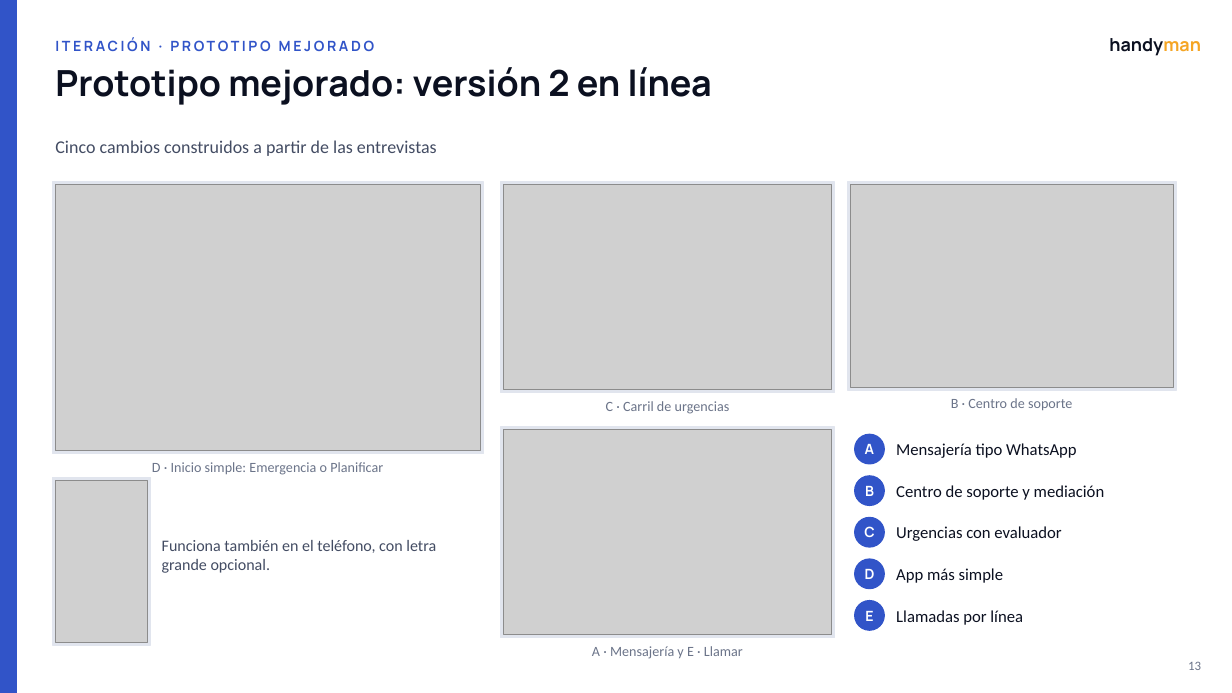
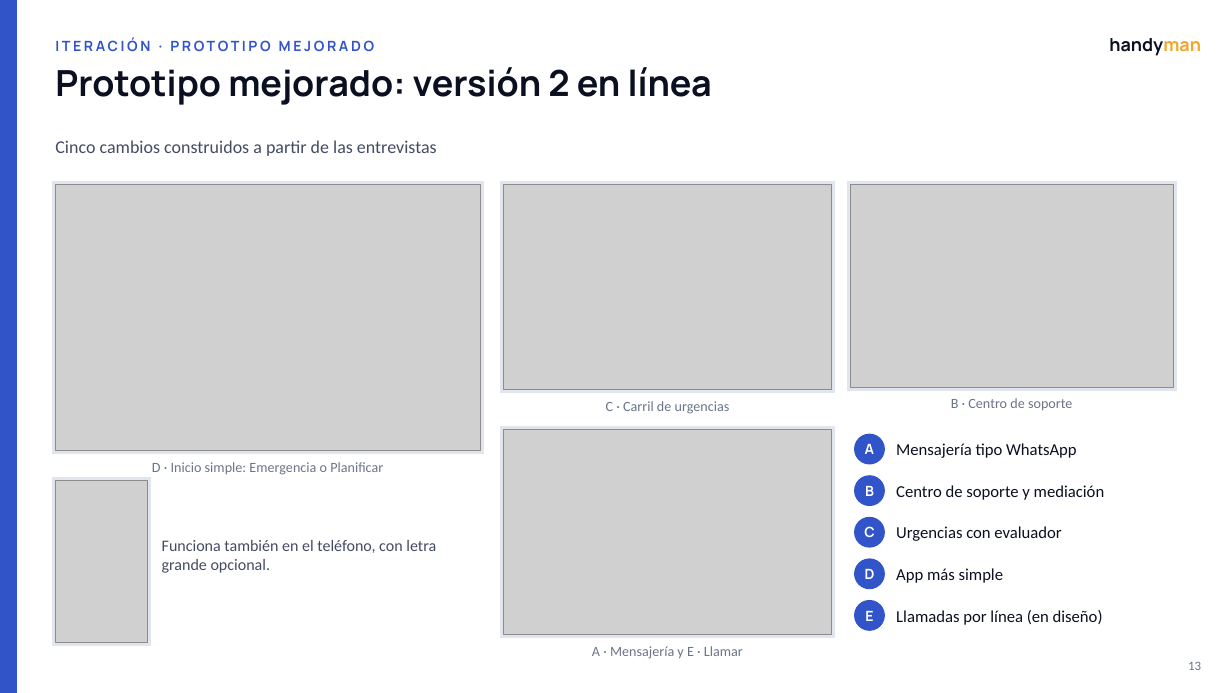
Before and after one commit to matcodez/handyman, a slide deck: slide 13 of docs/Handyman_Presentacion_Final_20.pptx. Drawn at 1232x693 pixels with LibreOffice and Linux fonts; fonts in the diff are those of the drawing; grey boxes stand for pictures. Boxes give left, top, right and bottom in pixels: in the first picture for what was removed or moved away, otherwise in the second. Text is boxed around its words. In the diff, an @@ line names an element or a change of style, - is before the commit and + after.

```diff
--- a/docs/Handyman_Presentacion_Final_20.pptx
+++ b/docs/Handyman_Presentacion_Final_20.pptx
@@ text at [896,610,1103,625]: text changed @@
-Llamadas por línea
+Llamadas por línea (en diseño)
```
Also in this commit, not shown: 1 other slide changed, 3 other files.
